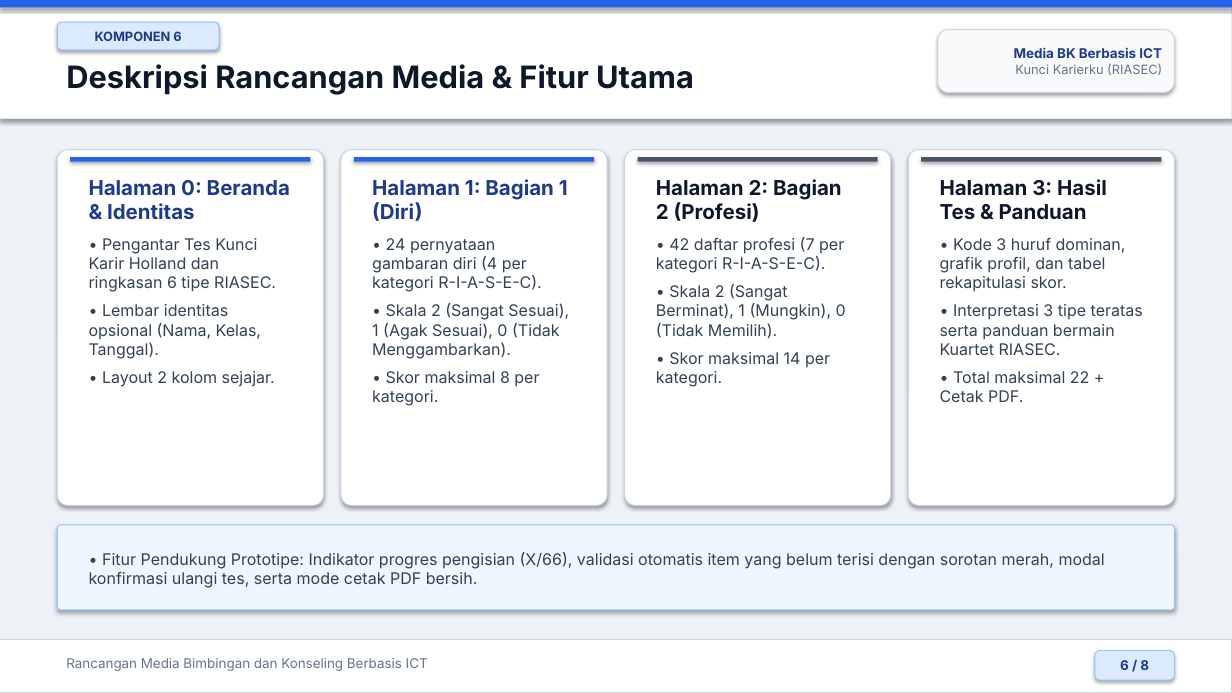
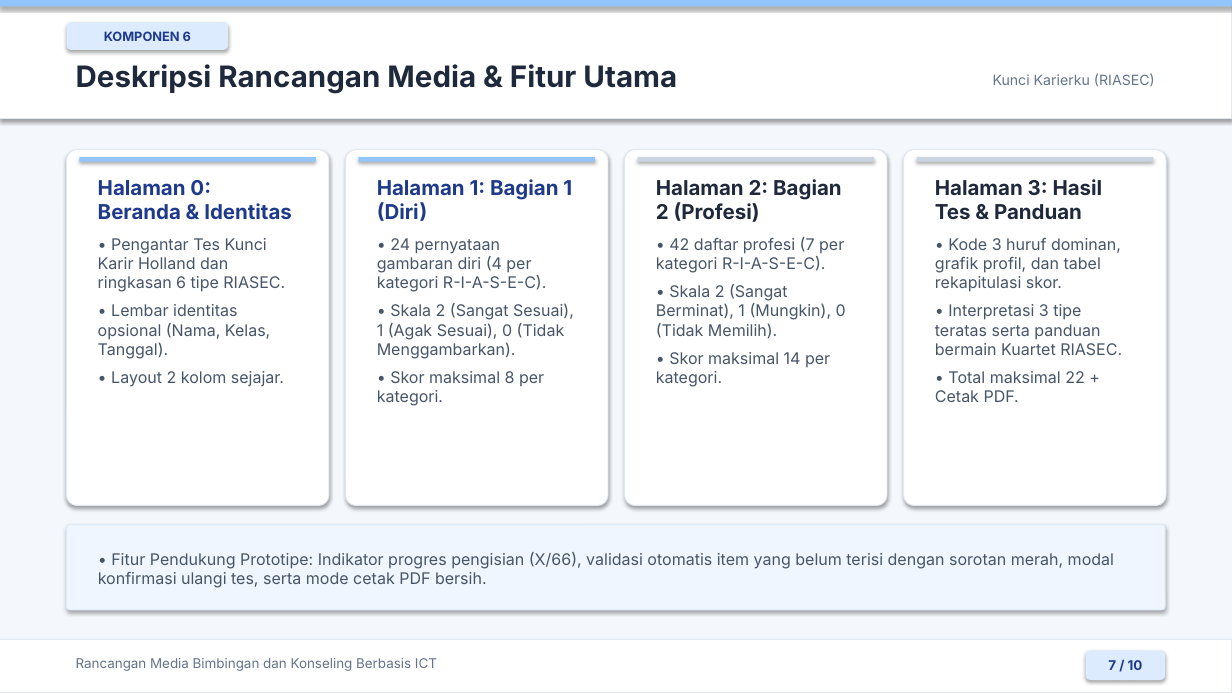
Before and after one commit to dvoidd/kunci-karierku-riasec, a slide deck: slide 7 of docs/Presentasi_Kunci_Karierku_RIASEC.pptx (slide 6 before the commit). Drawn at 1232x693 pixels with LibreOffice and Linux fonts; fonts in the diff are those of the drawing. Boxes give left, top, right and bottom in pixels: in the first picture for what was removed or moved away, otherwise in the second. Text is boxed around its words. In the diff, an @@ line names an element or a change of style, - is before the commit and + after.

```diff
--- a/docs/Presentasi_Kunci_Karierku_RIASEC.pptx
+++ b/docs/Presentasi_Kunci_Karierku_RIASEC.pptx
@@ background #EEF2F7 to #F4F7FB @@
@@ rectangle at bbox=[0, 0, 1232, 118]: outline #DBEAFE 0.75 pt to #E2E8F0 0.75 pt @@
@@ rounded rectangle "KOMPONEN 6": place and size @@
-rounded rectangle "KOMPONEN 6" at bbox=[57, 22, 219, 50]
+rounded rectangle "KOMPONEN 6" at bbox=[67, 22, 228, 50]
@@ rounded rectangle "KOMPONEN 6" at bbox=[67, 22, 228, 50]: fill #DBEAFE to #DCEBFE; outline #93C5FD 0.75 pt to none @@
@@ text "Deskripsi Rancangan Media & Fitur ...": place and size @@
-text "Deskripsi Rancangan Media & Fitur ..." at bbox=[66, 64, 694, 95]
+text "Deskripsi Rancangan Media & Fitur ..." at bbox=[76, 64, 677, 94]
@@ text "Deskripsi Rancangan Media & Fitur ..." at bbox=[76, 64, 677, 94]: size 24 to 23 pt, text colour #0F172A to #1E293B @@
@@ text at bbox=[1014, 47, 1162, 58]: paragraph removed @@
-Media BK Berbasis ICT
@@ text "Kunci Karierku (RIASEC)": place and size @@
-text "Kunci Karierku (RIASEC)" at bbox=[938, 30, 1175, 92]
+text "Kunci Karierku (RIASEC)" at bbox=[993, 73, 1155, 87]
@@ text "Kunci Karierku (RIASEC)" at bbox=[993, 73, 1155, 87]: size 10 to 11 pt; vertical alignment middle to top; fill #F8FAFC to none; outline #CBD5E1 0.75 pt to none; shadow off @@
@@ outline #CBD5E1 0.75 pt to #E2E8F0 0.75 pt in 5 elements at bbox=[0, 640, 1232, 693], bbox=[625, 150, 887, 506], bbox=[346, 150, 608, 506], bbox=[904, 150, 1166, 506], bbox=[67, 150, 329, 506] @@
@@ rounded rectangle: place and size @@
-rounded rectangle at bbox=[57, 150, 323, 506]
+rounded rectangle at bbox=[67, 150, 329, 506]
@@ fill #2563EB to #93C5FD in 3 elements at bbox=[0, 0, 1232, 6], bbox=[359, 157, 595, 162], bbox=[79, 157, 316, 162] @@
@@ rectangle: place and size @@
-rectangle at bbox=[70, 157, 311, 162]
+rectangle at bbox=[79, 157, 316, 162]
@@ text "Halaman 0: Beranda & Identitas": place and size @@
-text "Halaman 0: Beranda & Identitas" at bbox=[89, 180, 290, 387]
+text "Halaman 0: Beranda & Identitas" at bbox=[98, 180, 292, 387]
@@ rounded rectangle: place and size @@
-rounded rectangle at bbox=[341, 150, 607, 506]
+rounded rectangle at bbox=[346, 150, 608, 506]
@@ rectangle: place and size @@
-rectangle at bbox=[354, 157, 594, 162]
+rectangle at bbox=[359, 157, 595, 162]
@@ rounded rectangle: place and size @@
-rounded rectangle at bbox=[625, 150, 891, 506]
+rounded rectangle at bbox=[625, 150, 887, 506]
@@ rectangle: place and size @@
-rectangle at bbox=[638, 157, 878, 162]
+rectangle at bbox=[638, 157, 874, 162]
@@ rectangle at bbox=[638, 157, 874, 162]: fill #475569 to #CBD5E1 @@
@@ text "Halaman 2: Bagian 2 (Profesi)" at bbox=[656, 179, 846, 387]: text colour #0F172A to #1E293B in "Halaman 2: Bagian 2 (Profesi)"; text colour #334155 to #475569 in "• 42 daftar profesi (7 per kategori ...", "• Skala 2 (Sangat Berminat), 1 (Mungkin), ...", "• Skor maksimal 14 per kategori." @@
@@ rounded rectangle: place and size @@
-rounded rectangle at bbox=[909, 150, 1175, 506]
+rounded rectangle at bbox=[904, 150, 1166, 506]
@@ rectangle at bbox=[917, 157, 1153, 162]: fill #475569 to #CBD5E1 @@
@@ rectangle: place and size @@
-rectangle at bbox=[921, 157, 1162, 162]
+rectangle at bbox=[917, 157, 1153, 162]
@@ text "Halaman 3: Hasil Tes & ..." at bbox=[935, 179, 1122, 402]: text colour #0F172A to #1E293B in "Halaman 3: Hasil Tes & Panduan"; text colour #334155 to #475569 in "• Kode 3 huruf dominan, grafik profil, ...", "• Interpretasi 3 tipe teratas serta panduan ...", "• Total maksimal 22 + Cetak PDF." @@
@@ text at bbox=[98, 238, 285, 387]: text colour #334155 to #475569 in "• Pengantar Tes Kunci Karir Holland dan ...", "• Lembar identitas opsional (Nama, Kelas, Tanggal).", "• Layout 2 kolom sejajar." @@
@@ text at bbox=[377, 238, 574, 406]: text colour #334155 to #475569 in "• 24 pernyataan gambaran diri (4 per ...", "• Skala 2 (Sangat Sesuai), 1 (Agak ...", "• Skor maksimal 8 per kategori." @@
@@ rounded rectangle: place and size @@
-rounded rectangle at bbox=[57, 525, 1175, 610]
+rounded rectangle at bbox=[67, 525, 1165, 610]
@@ rounded rectangle at bbox=[67, 525, 1165, 610]: outline #93C5FD 0.75 pt to #DCEBFE 0.75 pt @@
@@ text "• Fitur Pendukung Prototipe: Indikator ...": place and size @@
-text "• Fitur Pendukung Prototipe: Indikator ..." at bbox=[89, 552, 1105, 588]
+text "• Fitur Pendukung Prototipe: Indikator ..." at bbox=[98, 552, 1114, 588]
@@ text "• Fitur Pendukung Prototipe: Indikator ..." at bbox=[98, 552, 1114, 588]: text colour #334155 to #475569 @@
@@ text "Rancangan Media Bimbingan dan Konseling ...": place and size @@
-text "Rancangan Media Bimbingan dan Konseling ..." at bbox=[66, 658, 428, 671]
+text "Rancangan Media Bimbingan dan Konseling ..." at bbox=[76, 658, 437, 671]
@@ rounded rectangle added at bbox=[1086, 651, 1165, 680], fill #DCEBFE, 10.5 pt, text #1E3A8A, bold @@
+7 / 10
@@ rounded rectangle removed at bbox=[1095, 651, 1175, 680] @@
-6 / 8
```
Also in this commit, not shown: 7 other slides changed, 2 slides added, 2 other files.
